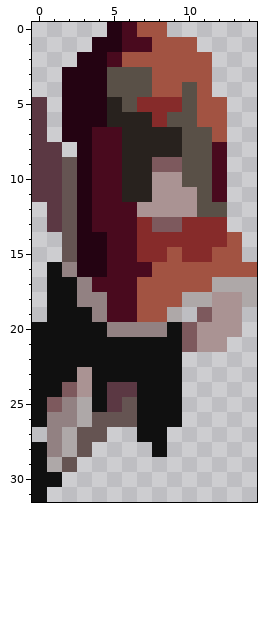
One commit to this pixel-art sprite: assets/red_wallslide_1.png. The first picture shows the starting point.
The file is 15x32 pixels. Colours within 5 levels of each other are drawn and written as one.
The same view after the edit:
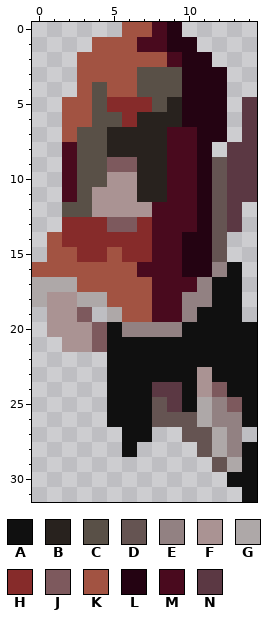
Palette (. is transparent): A #101010  B #28221e  C #595047  D #655452  E #928182  F #aa9393  G #aea8a8  H #862b2a  J #7d595d  K #a25342  L #240312  M #490a1e  N #5b3843
Diff:
Changed rows in their new state; - is an unchanged pixel.
first column x 0:
 0 -----.K-ML-----
 1 ----KKK-MLL----
 2 ---KKK---MLL---
 3 --.KKKK-CCLLL--
 4 --.KCKK-CCLLL--
 5 .-KKCHH-CBLLL-N
 6 .-KKCCH-BBLLL-N
 7 .-KCCB---MMLL-N
 8 ..MCCB---MML.NN
 9 ..MCCJJ-BMMLDNN
10 ..MCCFF-BMMLDNN
11 ..MCFFF-BMMLDNN
12 -.CCFFF-MMMLDN-
13 -.HHHJJ-MMMLDN-
14 -KHHHHH-MMLLD.-
15 -KKHHKH-MMLLD.-
16 KKKKKKK-MMLLEA.
17 GGGKKKK-MMMEAA.
18 GFFGGKK-MMEEAA.
19 -FFJ.GK-MMEAAA-
20 .FFFJA---EAAAAA
21 ..FFJ-----AAAAA
22 .....-----AAAAA
23 .....-----AFAAA
24 .....AA-NNAFJAA
25 .....AA-DNAGEJA
26 .....AA-DDDGEEA
27 -....-A-.-DDGE-
28 ....--A-.--DGEA
29 ...---------DGA
30 ..-----------AA
31 .-------------A
Boxes around the changes in both pictures, in picture pixels (x1, y1, x2, y2):
changed: (32, 22, 257, 502)
